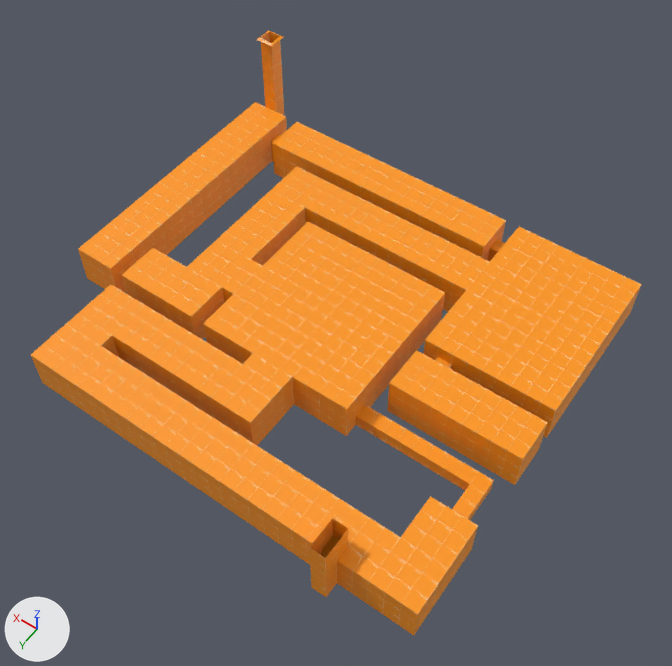
Before and after pictures for a commit that changed the Blender file vongott/Assets/Mesh/Maps/la_guardia_air_terminal.blend.
Before and after are seen from a camera (50 mm lens) standing at (-24.0, 20.9, 39.7) and looking at (-3.1, -8.4, -6.2). The axes (+X, +Y, +Z) are drawn at lower left. The lights are the same throughout. The same objects are shown in both versions, whatever each file hides.

Objects in the first picture: 'sewers'.
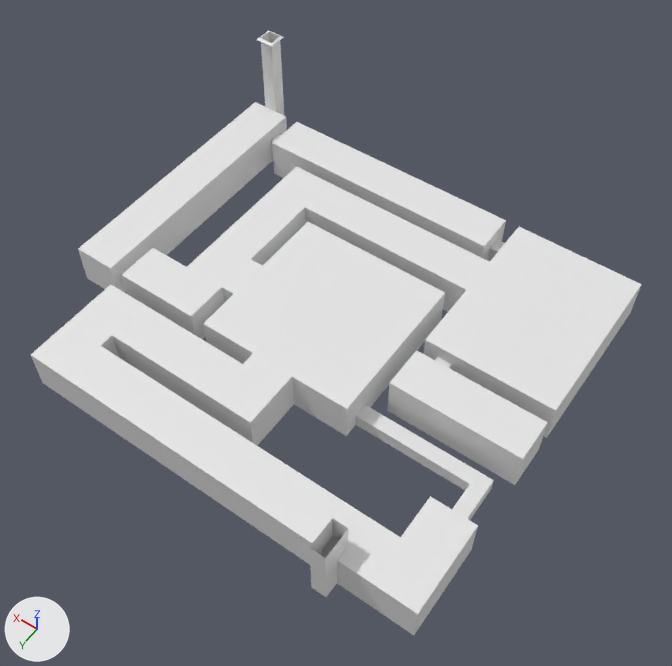
Changed parts and their boxes (x1, y1, x2, y2) in the pictures (672 x 666 px):
'sewers', recoloured (orange to white)
    both: (31, 30, 642, 635)

The edits, one by one:
me_cube_003 has 224 vertices, 195 faces and spans x -17.0..15.0, y -9.0..0.1, z -5.0..24.2.
me_cube_003 no longer uses material mat_wall_128_png (picture img_wall_128_png).
